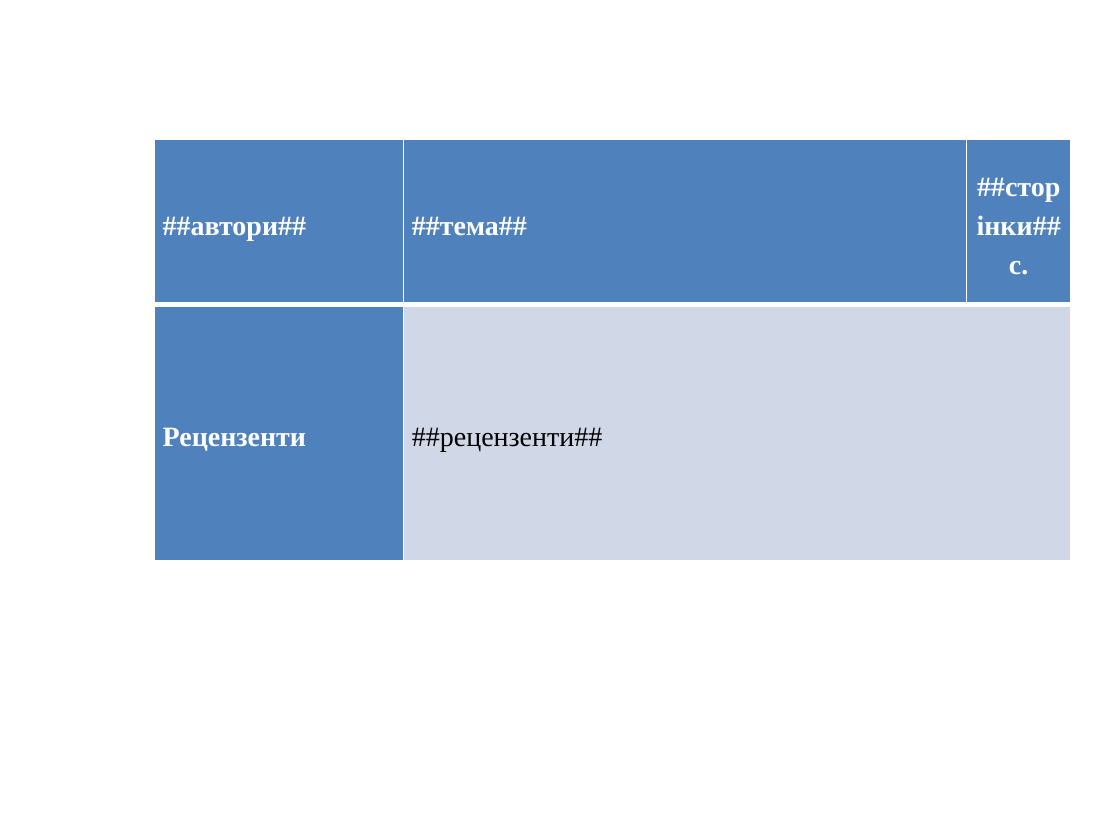
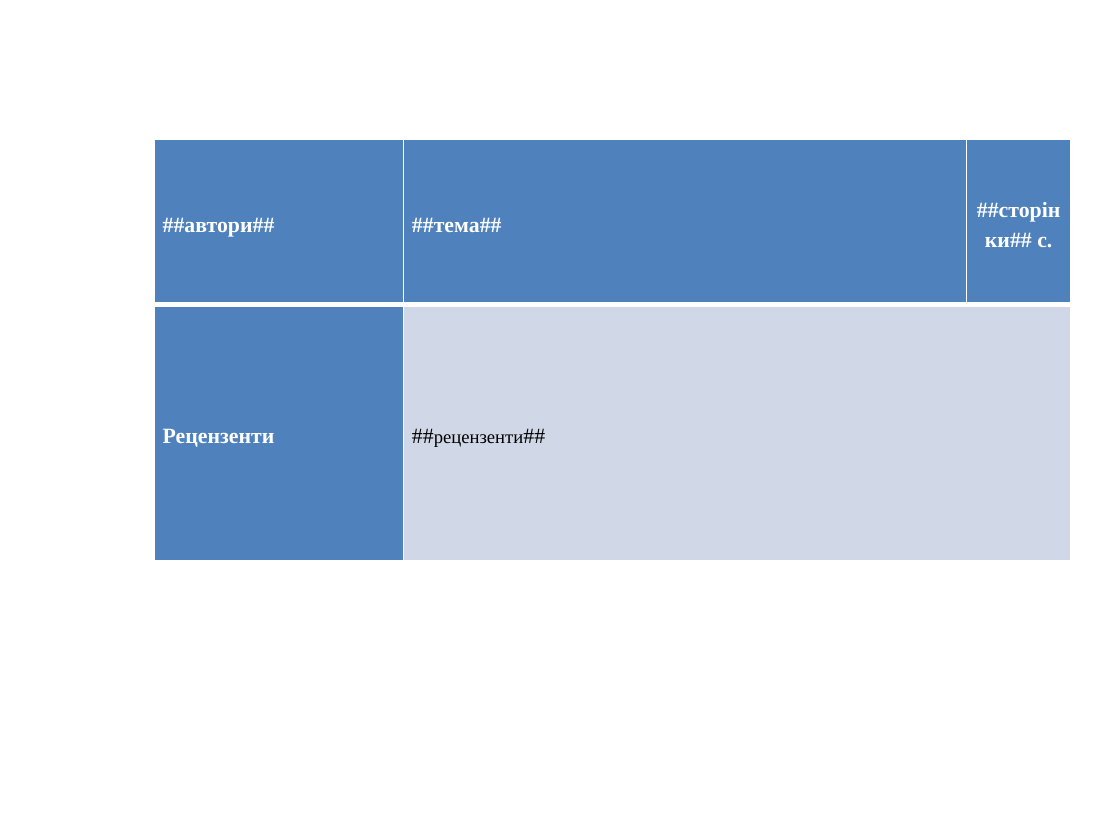
Before and after one commit to Ghostyshka/graduate_work, a slide deck: slide 3 of MailApp/MailApp/Assets/PPTX.pptx. Drawn at 1120x840 pixels with LibreOffice and Linux fonts; fonts in the diff are those of the drawing; background and template pictures are left out. Boxes give left, top, right and bottom in pixels: in the first picture for what was removed or moved away, otherwise in the second. Text is boxed around its words. In the diff, an @@ line names an element or a change of style, - is before the commit and + after.

```diff
--- a/MailApp/MailApp/Assets/PPTX.pptx
+++ b/MailApp/MailApp/Assets/PPTX.pptx
@@ table at bbox=[155, 140, 1072, 561] @@
@@ size 18 to 14 pt in "##автори##", "##тема##", "##сторінки## с.", "Рецензенти" and 1 more places @@
@@ size 18 to 12 pt in "##рецензенти##" @@
```
Also in this commit, not shown: 5 other files.
